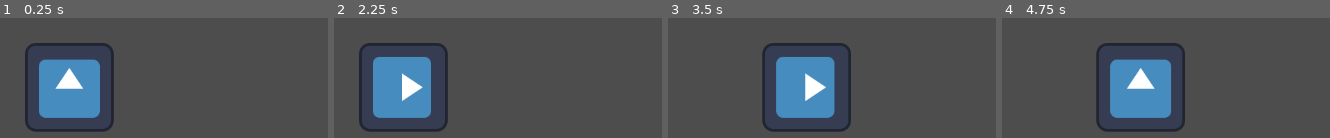
Above: before the commit, frames 1-4 (left to right).
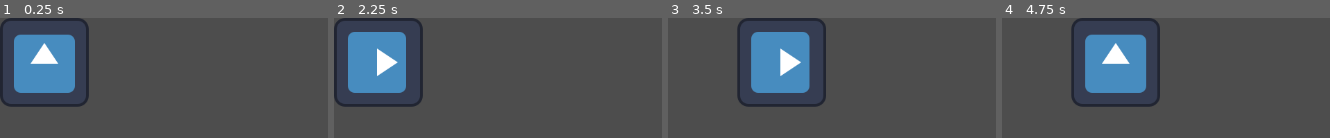
Above: after the commit, the same moments.

Repository: RunningGriffin/Hackathon-BYU-I
Game: Godot game, scene res://world.tscn
The game is run twice, just before and just after one commit, with the same random seed, the same clock (stepped at 60 frames per second) and the same inputs. Before the commit the project starts from res://player.tscn. The engine's default icon, where the game draws it, is replaced by a stand-in: a white triangle on a blue panel in a dark square.
Inputs:
- Up to frame 1 (0.25 s): no input
- Up to frame 2 (2.25 s): tap Enter at 0.5, 2 s; hold D (turn_right) 0.53-1.28 s; tap Space at 1.25 s; hold A (turn_left) 1.28-2.03 s; hold D (turn_right) from 2.03 s (still down)
- Up to frame 3 (3.5 s): tap Space at 2.75 s; release D (turn_right) at 2.78 s; hold W (forward) from 2.78 s (still down)
- Up to frame 4 (4.75 s): tap Enter at 3.5 s; release W (forward) at 3.53 s; hold A (turn_left) from 3.53 s (still down); tap Space at 4.25 s

The runs differ from the first frame. In frame 1, 16% of the frame differs, in the area x 0-35%, y 0-95%; in frame 2, 16%; in frame 3, 16%; in frame 4, 16%.
Error after the commit: Attempt to call function 'hide' in base 'null instance' on a null instance. (res://world.gd:6)

Commit message:
branch 2 electric boogaloo

Diff:
--- a/mainMenu.tscn
+++ b/mainMenu.tscn
@@ -1,19 +1,22 @@
-[gd_scene load_steps=2 format=3 uid="uid://djbm7gnmws53q"]
+[gd_scene load_steps=2 format=3 uid="uid://c4oqhsp3evdgl"]
 
 [ext_resource type="Script" path="res://mainMenu.gd" id="1_37olr"]
 
 [node name="Control" type="Control"]
 layout_mode = 3
-anchors_preset = 15
-anchor_right = 1.0
-anchor_bottom = 1.0
-offset_left = 234.0
-offset_top = 201.0
-offset_right = 234.0
-offset_bottom = 201.0
+anchors_preset = 8
+anchor_left = 0.5
+anchor_top = 0.5
+anchor_right = 0.5
+anchor_bottom = 0.5
+offset_left = -34.0
+offset_top = -50.0
+offset_right = -34.0
+offset_bottom = -50.0
 grow_horizontal = 2
 grow_vertical = 2
 script = ExtResource("1_37olr")
+metadata/_edit_group_ = true
 
 [node name="MarginContainer" type="MarginContainer" parent="."]
 layout_mode = 0
--- a/player.gd
+++ b/player.gd
@@ -3,6 +3,7 @@
 const SPEED = 400
 const RADIANS = PI /2
 var screen_size
+
 
 #used to map rotaion
 var direction = 0
@@ -14,6 +15,7 @@
 func _physics_process(delta):
 
 	var velocity = Vector2.ZERO # The player's movement vector.
+
 
 	# handle player movement and rotation
 	if Input.is_action_just_pressed("forward"):
@@ -39,9 +41,5 @@
 		else:
 			direction -=1
 
-	if velocity.length() > 0:
-		velocity = velocity.normalized() * SPEED
-
-
 	position += velocity * delta
 	position = position.clamp(Vector2.ZERO, screen_size)
--- a/player.tscn
+++ b/player.tscn
@@ -7,7 +7,7 @@
 size = Vector2(126, 126)
 
 [node name="CharacterBody2D" type="CharacterBody2D"]
-position = Vector2(100, 100)
+position = Vector2(500, 500)
 script = ExtResource("1_p73mt")
 metadata/_edit_group_ = true
 
--- a/project.godot
+++ b/project.godot
@@ -11,9 +11,13 @@
 [application]
 
 config/name="Hackathon BYU-I"
-run/main_scene="res://player.tscn"
+run/main_scene="res://world.tscn"
 config/features=PackedStringArray("4.1", "Mobile")
 config/icon="res://icon.svg"
+
+[display]
+
+window/size/mode=2
 
 [input]
 
--- /dev/null
+++ b/tile_map.tscn
@@ -0,0 +1,8 @@
+[gd_scene load_steps=2 format=3 uid="uid://clbtedsudd8l4"]
+
+[sub_resource type="TileSet" id="TileSet_4l518"]
+tile_size = Vector2i(32, 32)
+
+[node name="TileMap" type="TileMap"]
+tile_set = SubResource("TileSet_4l518")
+format = 2
--- /dev/null
+++ b/world.gd
@@ -0,0 +1,12 @@
+extends Node
+
+
+# Called when the node enters the scene tree for the first time.
+func _ready():
+	$Control.hide()
+
+
+# Called every frame. 'delta' is the elapsed time since the previous frame.
+func _process(delta):
+	if $CharacterBody2D.position.x > 500:
+		$Control.show()
--- /dev/null
+++ b/world.tscn
@@ -0,0 +1,13 @@
+[gd_scene load_steps=4 format=3 uid="uid://cpskj7ryuoaeq"]
+
+[ext_resource type="PackedScene" uid="uid://dcbkq2ko4hnrq" path="res://player.tscn" id="1_8hw71"]
+[ext_resource type="Script" path="res://world.gd" id="1_ps516"]
+[ext_resource type="PackedScene" uid="uid://clbtedsudd8l4" path="res://tile_map.tscn" id="2_bvqsw"]
+
+[node name="World" type="Node"]
+script = ExtResource("1_ps516")
+
+[node name="CharacterBody2D" parent="." instance=ExtResource("1_8hw71")]
+position = Vector2(64, 64)
+
+[node name="TileMap" parent="." instance=ExtResource("2_bvqsw")]
